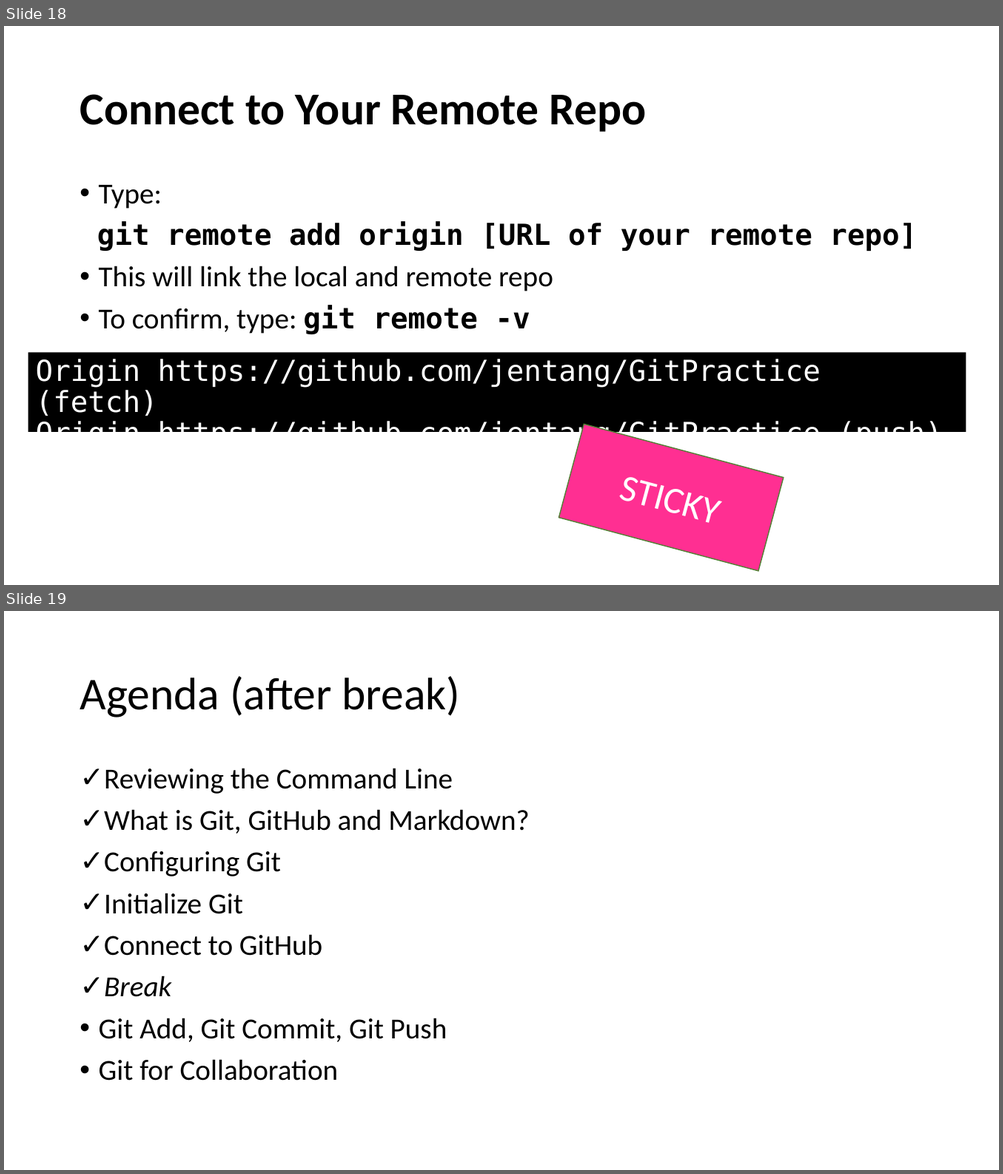
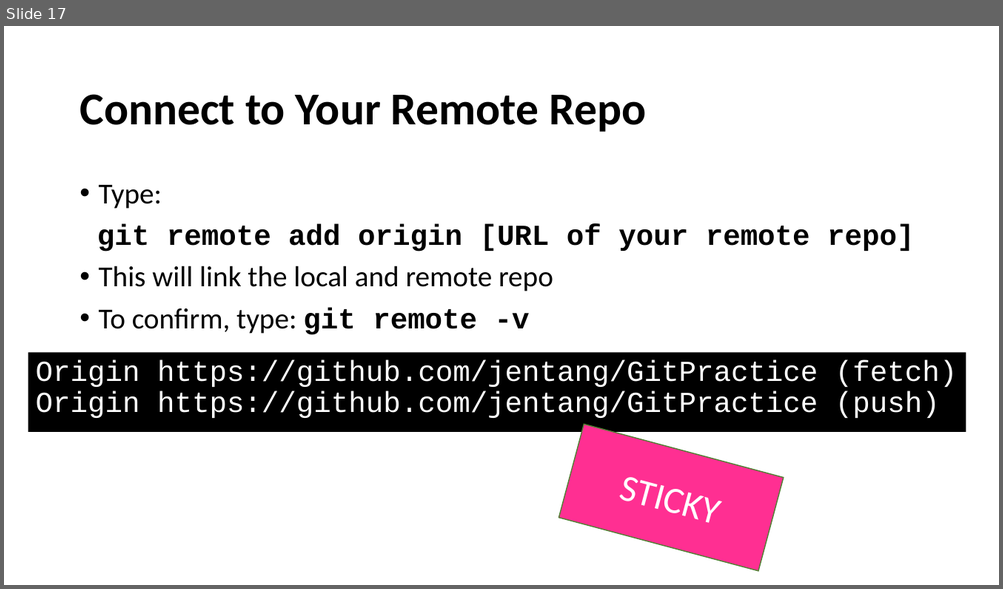
Before and after one commit to jojokarlin/Git_DRI_Jan_2017, a slide deck: GitPres.pptx. Shown one above the other, each under a label of ours: slides 18 and 19 before the commit, slide 17 after it. The pictures are 1003x1174 and 1003x589 pixels, drawn with LibreOffice and Linux fonts; fonts in the diff are those of the drawing. Boxes give left, top, right and bottom in pixels: in the first picture for what was removed or moved away, otherwise in the second. Text is boxed around its words. In the diff, an @@ line names an element or a change of style, - is before the commit and + after.

Commit message:
updates during afternoon session, rm subl

```diff
--- a/GitPres.pptx
+++ b/GitPres.pptx
@@ slide 19 removed at (4, 611, 999, 1170), background #FFFFFF @@
@@ title removed at (79, 676, 460, 718) @@
-Agenda (after break)
@@ text removed at (99, 768, 529, 1081) @@
-✓ Reviewing the Command Line
-✓ What is Git, GitHub and Markdown?
-✓ Configuring Git
-✓ Initialize Git
-✓ Connect to GitHub
-✓ Break
-• Git Add, Git Commit, Git Push
-• Git for Collaboration
@@ what was slide 18 is now slide 17 @@
@@ slide 17 changed as well @@
@@ text "Type:" at (97, 185, 913, 335): font DejaVu Sans Mono to Courier New in "git remote add origin [URL of your ...", "git remote -v"; less space between paragraphs @@
@@ rectangle "Origin https://github.com/jentang/GitPractice (fetch) Origin ..." at (28, 353, 966, 432): font DejaVu Sans Mono to Courier New; less space between paragraphs @@
@@ rectangle "STICKY" at (559, 425, 784, 572): outline #538035 1 pt to #517E33 1 pt @@
```
Also in this commit, not shown: 27 other slides changed, 1 other slide removed.
